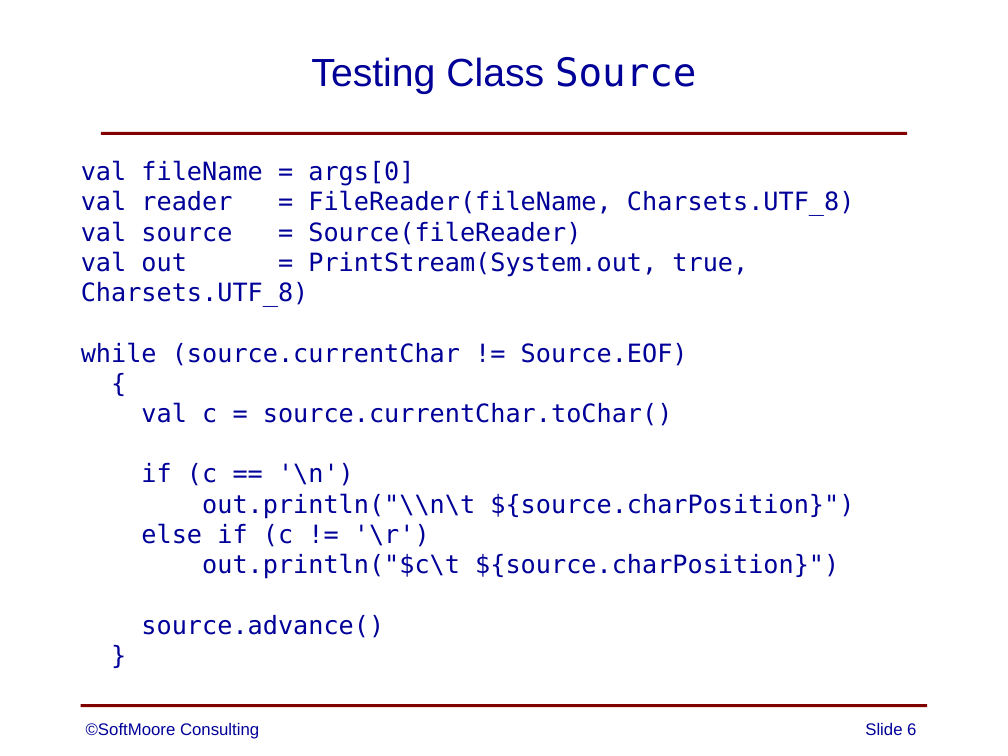
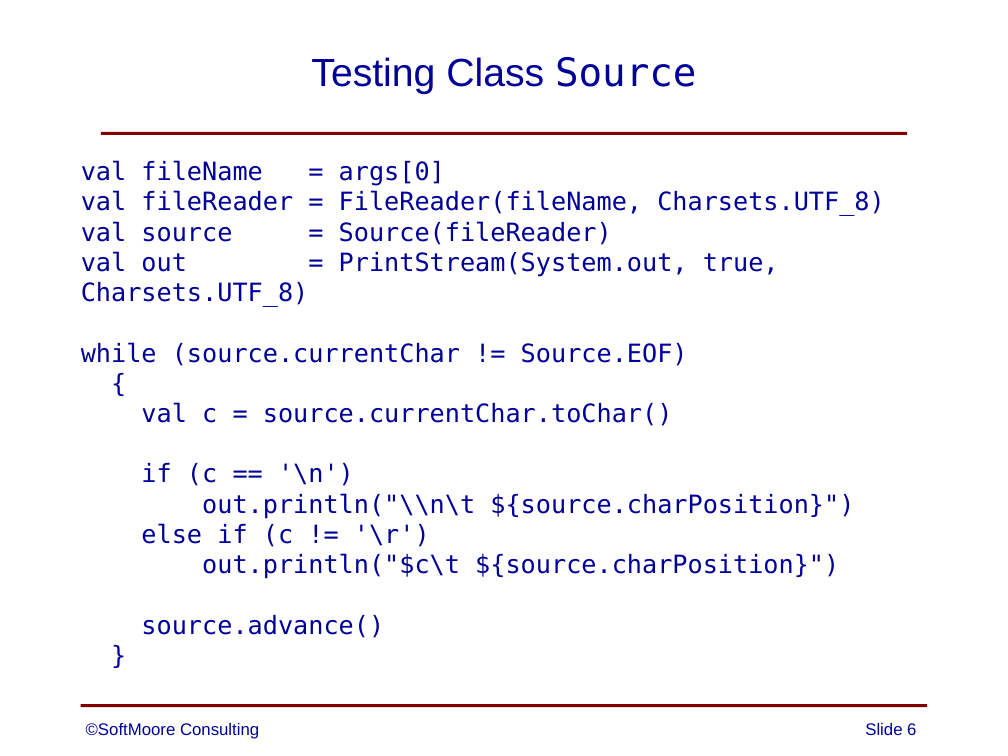
Before and after one commit to SoftMoore/CPRL-Kt-2nd, a slide deck: slide 6 of PowerPoints/05 - Lexical Analysis.pptx. Drawn at 1008x756 pixels with LibreOffice and Linux fonts; fonts in the diff are those of the drawing. Boxes give left, top, right and bottom in pixels: in the first picture for what was removed or moved away, otherwise in the second. Text is boxed around its words. In the diff, an @@ line names an element or a change of style, - is before the commit and + after.

```diff
--- a/PowerPoints/05 - Lexical Analysis.pptx
+++ b/PowerPoints/05 - Lexical Analysis.pptx
@@ text at [81,190,885,216]: text changed @@
-val reader = FileReader(fileName, Charsets.UTF_8)
+val fileReader = FileReader(fileName, Charsets.UTF_8)
```
Also in this commit, not shown: 1 other slide changed.
